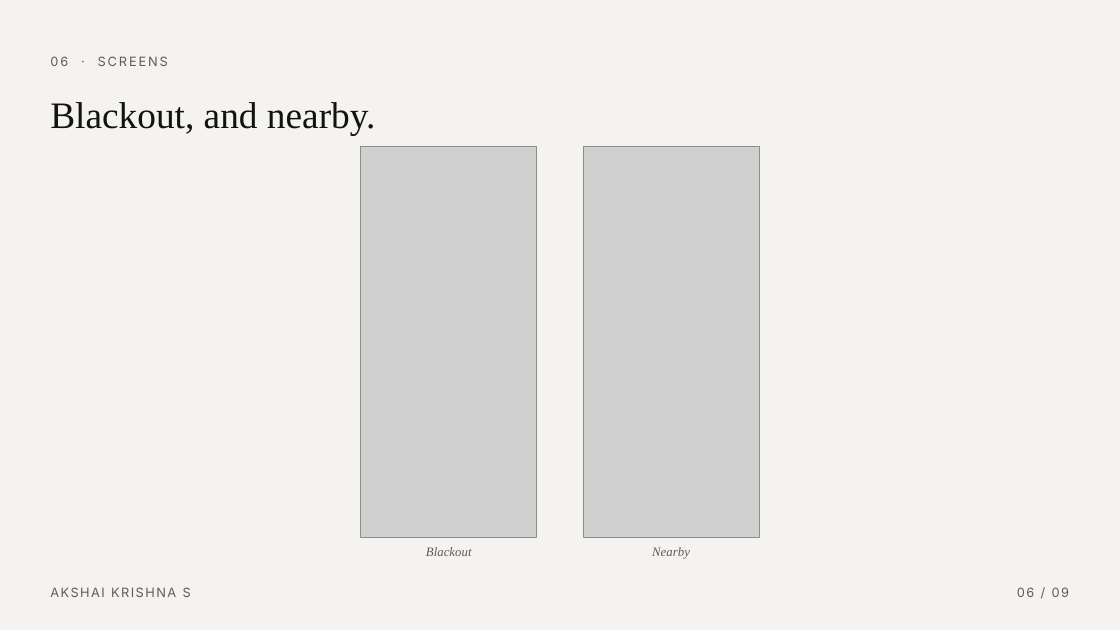
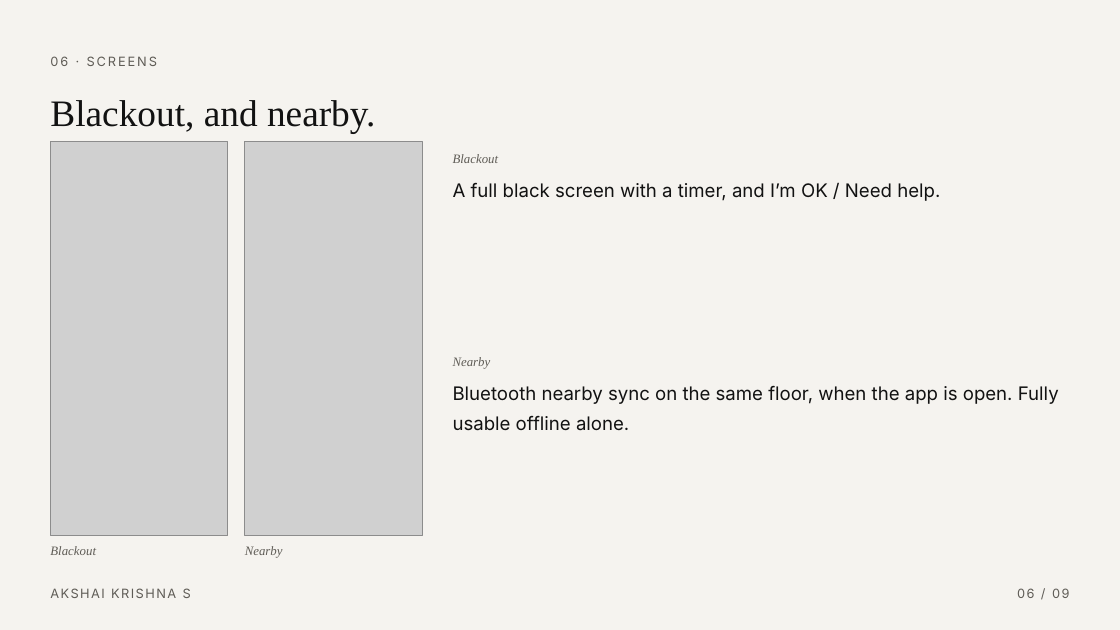
Before and after one commit to flyme2mars/hop, a slide deck: slide 6 of presentation/Hop-OffGrid.pptx. Drawn at 1120x630 pixels with LibreOffice and Linux fonts; fonts in the diff are those of the drawing; grey boxes stand for pictures. Boxes give left, top, right and bottom in pixels: in the first picture for what was removed or moved away, otherwise in the second. Text is boxed around its words. In the diff, an @@ line names an element or a change of style, - is before the commit and + after.

```diff
--- a/presentation/Hop-OffGrid.pptx
+++ b/presentation/Hop-OffGrid.pptx
@@ text "06 · SCREENS" rewrapped from [50,56,168,66] to [50,56,157,66] @@
@@ picture: place and size @@
-picture at [361,146,538,538]
+picture at [50,141,228,536]
@@ picture: place and size @@
-picture at [583,146,760,538]
+picture at [245,141,422,536]
@@ text added at [453,154,499,163], 11 pt, text #5F5C56, italic @@
+Blackout
@@ text added at [453,183,940,201], 16 pt, text #121212 @@
+A full black screen with a timer, and I’m OK / Need help.
@@ text added at [453,357,491,369], 11 pt, text #5F5C56, italic @@
+Nearby
@@ text added at [453,386,1059,431], 16 pt, text #121212 @@
+Bluetooth nearby sync on the same floor, when the app is open. Fully usable offline alone.
@@ text "Blackout": place and size @@
-text "Blackout" at [426,547,472,556]
+text "Blackout" at [50,546,96,555]
@@ text "Blackout" at [50,546,96,555]: alignment centre to left @@
@@ text "Nearby" at [245,546,283,558]: alignment centre to left @@
@@ text "Nearby": place and size @@
-text "Nearby" at [652,547,690,559]
+text "Nearby" at [245,546,283,558]
```
Also in this commit, not shown: 8 other slides changed, 3 other files.
